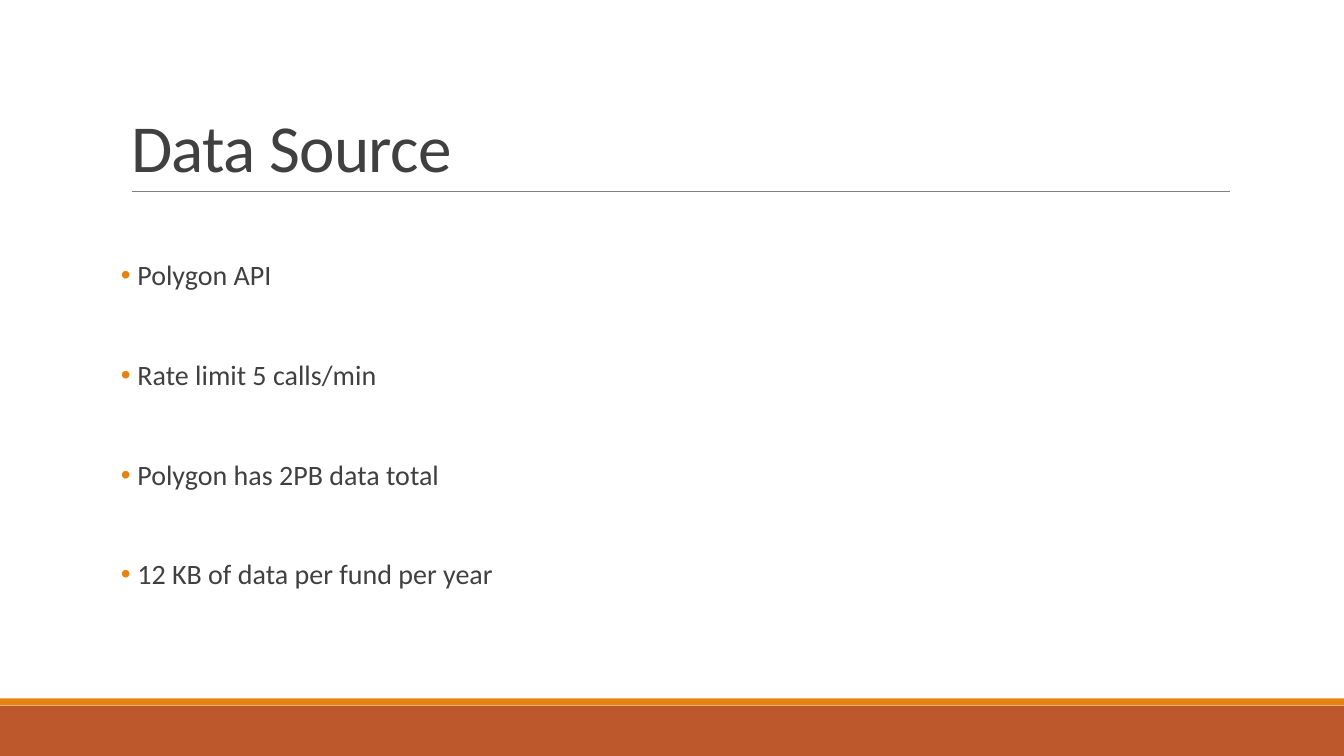
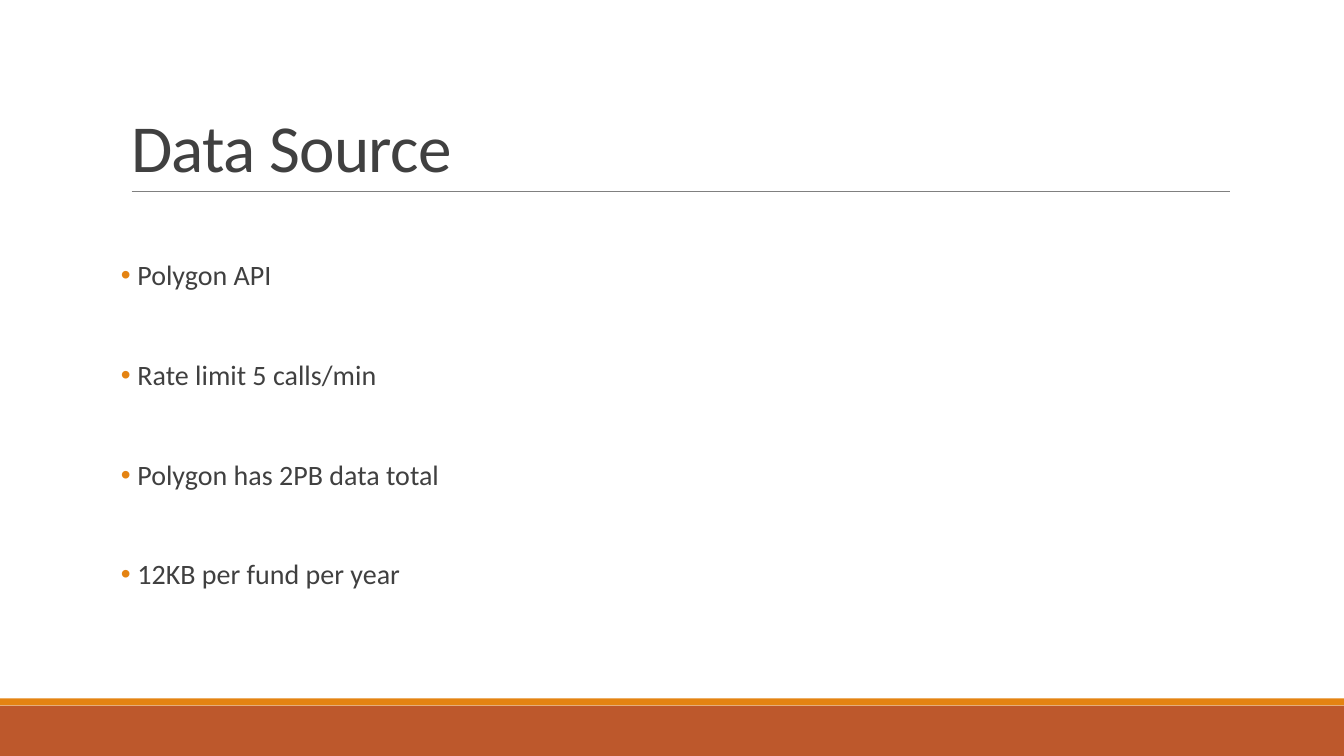
Before and after one commit to DanielPeshkov/skillstorm-training, a slide deck: slide 3 of projects/project 1/presentation.pptx. Drawn at 1344x756 pixels with LibreOffice and Linux fonts; fonts in the diff are those of the drawing. Boxes give left, top, right and bottom in pixels: in the first picture for what was removed or moved away, otherwise in the second. Text is boxed around its words. In the diff, an @@ line names an element or a change of style, - is before the commit and + after.

```diff
--- a/projects/project 1/presentation.pptx
+++ b/projects/project 1/presentation.pptx
@@ text at box(137, 564, 400, 589): text changed @@
-• 12 KB of data per fund per year
+• 12KB per fund per year
```
Also in this commit, not shown: 1 other file.
